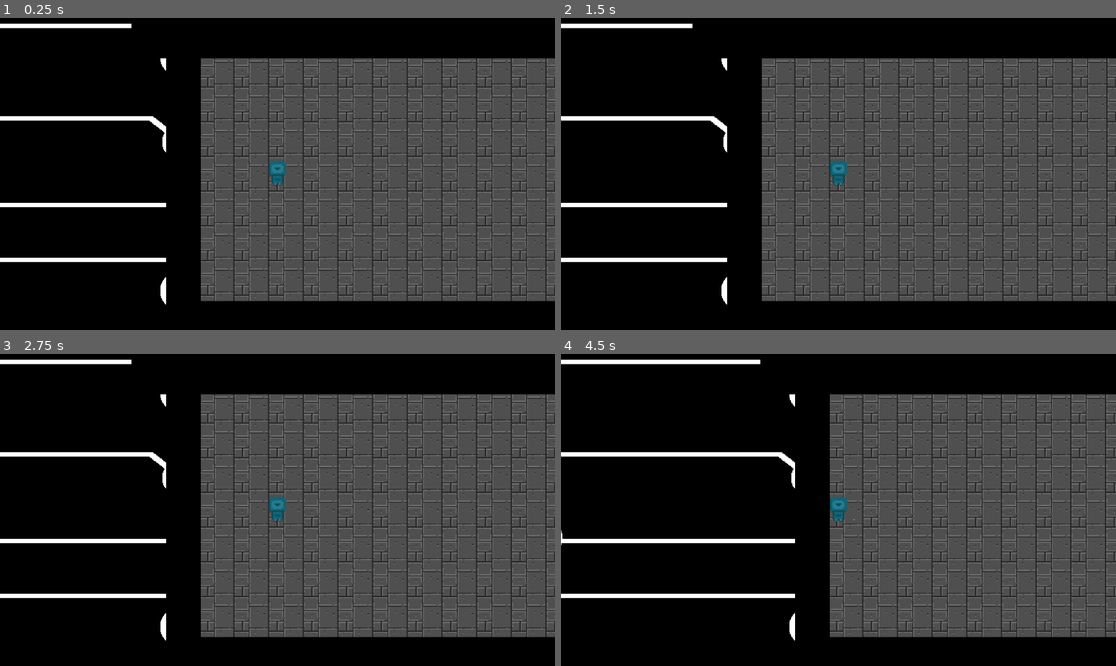
Above: before the commit, frames 1-4 (two rows, left to right).
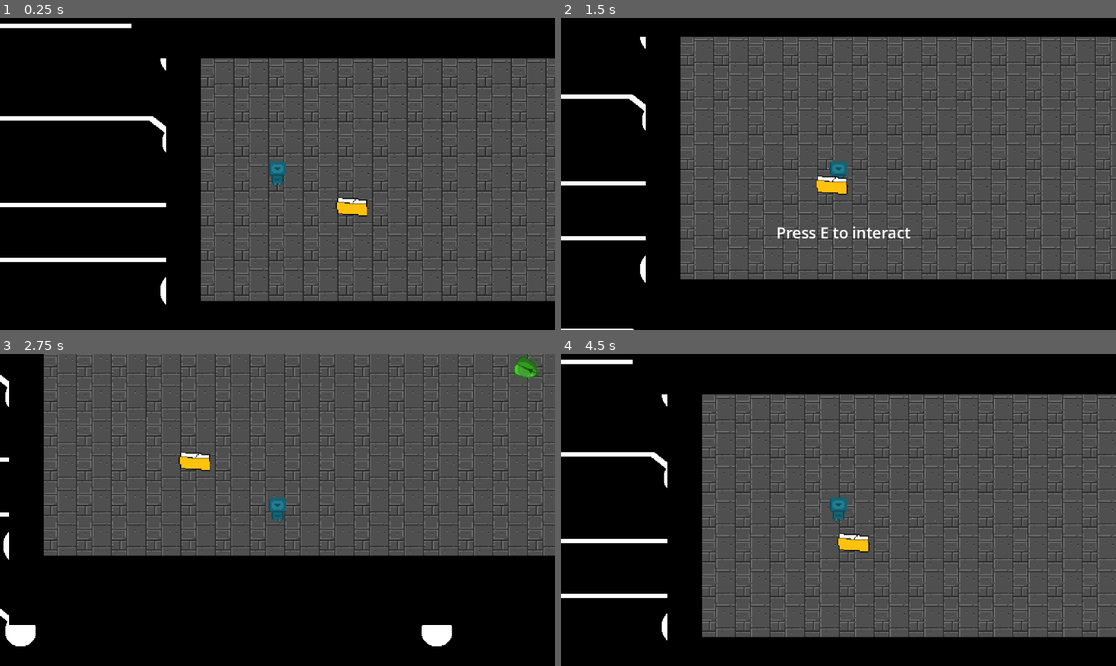
Above: after the commit, the same moments.

Repository: SupercraftD/hackthenest2025
Game: Godot game, scene res://world.tscn
Same seed, same stepped clock (60 frames per second), same inputs: the game is played once before the commit and once after it.
Inputs (mouse positions are in pixels of both pictures, inside the frame that each line leads up to):
- Up to frame 1 (0.25 s): no input
- Up to frame 2 (1.5 s): move the mouse to (960, 158) at 0.52 s; hold D (right) 0.53-1.28 s; tap E (interact) at 0.6, 1.35 s; move the mouse to (727, 189) at 1.27 s; hold S (down) from 1.28 s (still down)
- Up to frame 3 (2.75 s): move the mouse to (333, 441) at 2.02 s; release S (down) at 2.03 s; hold D (right) from 2.03 s (still down); tap Shift (roll) at 2.1 s; tap E (interact) at 2.3 s
- Up to frame 4 (4.5 s): move the mouse to (810, 572) at 2.77 s; release D (right) at 2.78 s; hold W (up) 2.78-3.53 s; click (810, 572) at 2.85 s; tap E (interact) at 3.05, 3.6, 4.35 s; move the mouse to (1005, 556) at 3.52 s; hold A (left) from 3.53 s (still down); move the mouse to (672, 463) at 4.27 s

The runs differ from the first frame. In frame 1, 0.3% of the frame differs, in the area x 60-67%, y 57-64%; in frame 2, 39%; in frame 3, 57%, in the area x 0-100%, y 0-94%; in frame 4, 32%.

Commit message:
dialogue interactables

Diff:
--- a/dialoguepopup.gd
+++ b/dialoguepopup.gd
@@ -4,6 +4,7 @@
 @export var button : Button
 
 func showDialogue(tree):
+	visible = true
 	for msg in tree:
 
 		label.text = ""
@@ -13,7 +14,13 @@
 
 			if msg[i] == "[":
 				while msg[i]!="]":
+					i+=1
 					label.text+=msg[i]
-					i+=1
 			i+=1
-			await get_tree().create_timer(0.1).timeout
+			if i<len(msg) and msg[i]==" ":
+				continue
+			await get_tree().create_timer(0.03).timeout
+
+		await button.pressed
+
+	visible = false
--- a/interactables/mouseexefolder.gd
+++ b/interactables/mouseexefolder.gd
@@ -1,4 +1,7 @@
 extends Interactable
 
 func interact(player):
-	print(player)
+
+	await player.promptDialogue([
+		"You find a MOUSE CURSOR in the folder"
+	])
--- a/player.gd
+++ b/player.gd
@@ -12,7 +12,7 @@
 var canShoot = true
 
 func _ready():
-	promptDialogue(["hiqhiqhiqjewifje","ofjwiwjiowejiwhe"])
+	pass
 
 func promptDialogue(tree):
 	inDialogue = true
--- a/player.tscn
+++ b/player.tscn
@@ -75,7 +75,7 @@
 [sub_resource type="StyleBoxFlat" id="StyleBoxFlat_dw050"]
 bg_color = Color(0.5176471, 0.654902, 0.34117648, 0.8)
 
-[node name="Player" type="CharacterBody2D"]
+[node name="Player" type="CharacterBody2D" groups=["player"]]
 texture_filter = 1
 collision_layer = 2
 collision_mask = 2
@@ -134,7 +134,7 @@
 theme_override_font_sizes/mono_font_size = 32
 bbcode_enabled = true
 
-[node name="Button" type="Button" parent="CanvasLayer/dialoguepopup"]
+[node name="Button" type="Button" parent="CanvasLayer/dialoguepopup" groups=["player"]]
 layout_mode = 0
 offset_left = 234.0
 offset_top = 185.0
--- a/world.tscn
+++ b/world.tscn
@@ -1,9 +1,10 @@
-[gd_scene load_steps=5 format=4 uid="uid://doax7n2lmx0wm"]
+[gd_scene load_steps=6 format=4 uid="uid://doax7n2lmx0wm"]
 
 [ext_resource type="Texture2D" uid="uid://b4b05y6ibi0q1" path="res://assets/tutorialbg.png" id="1_fj7yv"]
 [ext_resource type="TileSet" uid="uid://bo8xvbdjcm26w" path="res://assets/tileset.tres" id="2_tlwt5"]
 [ext_resource type="PackedScene" uid="uid://1eccyxdcm8i5" path="res://player.tscn" id="3_tlwt5"]
-[ext_resource type="PackedScene" uid="uid://cmaurlqpnj371" path="res://bug.tscn" id="4_aqk2v"]
+[ext_resource type="PackedScene" path="res://bug.tscn" id="4_aqk2v"]
+[ext_resource type="PackedScene" uid="uid://b12alv8jkih7h" path="res://interactables/mouseexefolder.tscn" id="5_dwbse"]
 
 [node name="world" type="Node2D"]
 texture_filter = 1
@@ -27,3 +28,6 @@
 
 [node name="Bug" parent="." instance=ExtResource("4_aqk2v")]
 position = Vector2(800, 342)
+
+[node name="mouseexefolder" parent="." instance=ExtResource("5_dwbse")]
+position = Vector2(355, 541)
